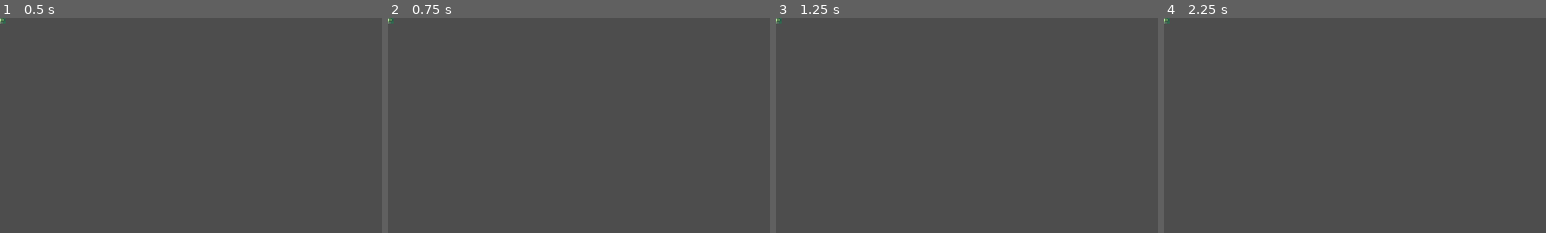
Above: before the commit, frames 1-4 (left to right).
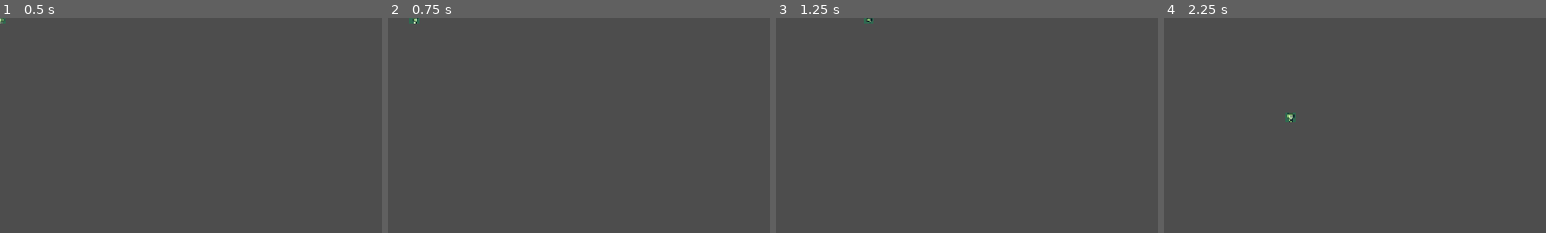
Above: after the commit, the same moments.

Repository: FabricioCrv/fractal-kingdom
Game: Godot game, scene res://Cenas/player.tscn
Same seed, same stepped clock (60 frames per second), same inputs: the game is played once before the commit and once after it.
Inputs (mouse positions are % of the whole screen's width and height, from its top left):
- Up to frame 1 (0.5 s): no input
- Up to frame 2 (0.75 s): tap Enter at 0.5 s; move the mouse to (72, 45) at 0.52 s; hold Right (right) from 0.53 s (still down); click (72, 45) at 0.67 s
- Up to frame 3 (1.25 s): keep holding Right (right)
- Up to frame 4 (2.25 s): tap Space at 1.25 s; move the mouse to (30, 55) at 1.27 s; release Right (right) at 1.28 s; hold Down (down) 1.28-2.03 s; tap Enter at 2 s; move the mouse to (60, 28) at 2.02 s; hold Right (right) from 2.03 s (still down)
The pictures show only the part of the screen within x 0-50%, y 0-50%; the shares and areas given below are measured in that part.

Frame 1 is identical in both runs. In frame 2, 0.1% of the frame differs, in the area x 0-9%, y 0-3%; in frame 3, 0.1%; in frame 4, 0.1%, in the area x 0-35%, y 0-49%.

Commit message:
adicionando movimentação para o player

Diff:
--- a/Cenas/mundo.tscn
+++ b/Cenas/mundo.tscn
@@ -3,6 +3,7 @@
 [ext_resource type="Script" uid="uid://cpr66ptb4kkdd" path="res://Cenas/mundo.gd" id="1_j5dva"]
 [ext_resource type="Script" uid="uid://cta54legrj857" path="res://Cenas/bloco_fracao.gd" id="1_oji8i"]
 [ext_resource type="Texture2D" uid="uid://dpky6y5svpxmk" path="res://Assets/Levels/example.png" id="2_8gp82"]
+[ext_resource type="PackedScene" uid="uid://44m4dehlkxha" path="res://Cenas/player.tscn" id="4_qboq2"]
 
 [sub_resource type="RectangleShape2D" id="RectangleShape2D_tn8co"]
 size = Vector2(20.5, 335)
@@ -37,7 +38,9 @@
 texture = ExtResource("2_8gp82")
 
 [node name="Paredes" type="StaticBody2D" parent="." unique_id=1390213858]
-position = Vector2(14, -2)
+position = Vector2(12, -2)
+collision_layer = 2
+collision_mask = 5
 
 [node name="CollisionShape2D" type="CollisionShape2D" parent="Paredes" unique_id=1108246938]
 position = Vector2(607, 302)
@@ -108,4 +111,8 @@
 position = Vector2(-565, -98)
 shape = SubResource("RectangleShape2D_qvmr6")
 
+[node name="Player" parent="." unique_id=1135241088 instance=ExtResource("4_qboq2")]
+position = Vector2(742, 313)
+collision_mask = 14
+
 [connection signal="body_entered" from="Area2D" to="." method="_on_area_2d_body_entered"]
--- /dev/null
+++ b/Cenas/player.gd
@@ -0,0 +1,36 @@
+extends CharacterBody2D
+
+
+@export var speed: float = 200.0
+var screen_size: Vector2
+var posicao_inicial: Vector2 = Vector2(640,690)
+
+
+func _ready():
+	screen_size = get_viewport_rect().size
+
+func _process(delta):
+	var velocity = Vector2.ZERO
+
+	if Input.is_action_pressed("up"):
+		velocity.y -= 1
+	if Input.is_action_pressed("down"):
+		velocity.y += 1
+	if Input.is_action_pressed("left"):
+		velocity.x -= 1
+	if Input.is_action_pressed("right"):
+		velocity.x += 1
+
+	position += velocity * speed * delta
+	position.y = clamp(position.y, 0.0, screen_size.y)
+
+	if velocity.y > 0:
+		$AnimatedSprite2D.play("player_move_down")
+	elif velocity.y < 0:
+		$AnimatedSprite2D.play("player_move_up")
+	elif velocity.x < 0:
+		$AnimatedSprite2D.play("player_move_left")
+	elif velocity.x > 0:
+		$AnimatedSprite2D.play("player_move_right")
+	else:
+		$AnimatedSprite2D.stop()
--- a/Cenas/player.tscn
+++ b/Cenas/player.tscn
@@ -1,6 +1,8 @@
 [gd_scene format=3 uid="uid://44m4dehlkxha"]
 
+[ext_resource type="Script" uid="uid://bmrp6egw3l5vr" path="res://Cenas/player.gd" id="1_iersn"]
 [ext_resource type="Texture2D" uid="uid://cqtn3cwfs2823" path="res://Assets/Character/loose sprites.png" id="1_ytnb3"]
+[ext_resource type="AudioStream" uid="uid://bjtmwtpn8g7u7" path="res://Assets/undertale_sfx/snd_impact.wav" id="3_5p0qj"]
 
 [sub_resource type="AtlasTexture" id="AtlasTexture_pmvhq"]
 atlas = ExtResource("1_ytnb3")
@@ -154,6 +156,7 @@
 
 [node name="Player" type="CharacterBody2D" unique_id=1135241088]
 collision_mask = 6
+script = ExtResource("1_iersn")
 
 [node name="AnimatedSprite2D" type="AnimatedSprite2D" parent="." unique_id=823767226]
 sprite_frames = SubResource("SpriteFrames_axwfv")
@@ -162,3 +165,6 @@
 
 [node name="CollisionShape2D" type="CollisionShape2D" parent="." unique_id=1530346647]
 shape = SubResource("RectangleShape2D_8tubf")
+
+[node name="Push" type="AudioStreamPlayer2D" parent="." unique_id=1638282320]
+stream = ExtResource("3_5p0qj")
--- a/project.godot
+++ b/project.godot
@@ -23,29 +23,29 @@
 
 left={
 "deadzone": 0.2,
-"events": [Object(InputEventKey,"resource_local_to_scene":false,"resource_name":"","device":0,"window_id":0,"alt_pressed":false,"shif …(180 unchanged characters)…
+"events": [Object(InputEventKey,"resource_local_to_scene":false,"resource_name":"","device":-1,"window_id":0,"alt_pressed":false,"shif …(180 unchanged characters)…
 ]
 }
 right={
 "deadzone": 0.2,
-"events": [Object(InputEventKey,"resource_local_to_scene":false,"resource_name":"","device":0,"window_id":0,"alt_pressed":false,"shif …(180 unchanged characters)…
+"events": [Object(InputEventKey,"resource_local_to_scene":false,"resource_name":"","device":-1,"window_id":0,"alt_pressed":false,"shif …(180 unchanged characters)…
 ]
 }
 up={
 "deadzone": 0.2,
-"events": [Object(InputEventKey,"resource_local_to_scene":false,"resource_name":"","device":0,"window_id":0,"alt_pressed":false,"shif …(180 unchanged characters)…
+"events": [Object(InputEventKey,"resource_local_to_scene":false,"resource_name":"","device":-1,"window_id":0,"alt_pressed":false,"shif …(180 unchanged characters)…
 ]
 }
 down={
 "deadzone": 0.2,
-"events": [Object(InputEventKey,"resource_local_to_scene":false,"resource_name":"","device":0,"window_id":0,"alt_pressed":false,"shif …(180 unchanged characters)…
+"events": [Object(InputEventKey,"resource_local_to_scene":false,"resource_name":"","device":-1,"window_id":0,"alt_pressed":false,"shif …(180 unchanged characters)…
 ]
 }
 
 [layer_names]
 
 2d_physics/layer_1="player"
-2d_physics/layer_2="ground"
+2d_physics/layer_2="wall"
 2d_physics/layer_3="block"
 2d_physics/layer_4="goal"
 
Not shown, added: Cenas/player.gd.uid
